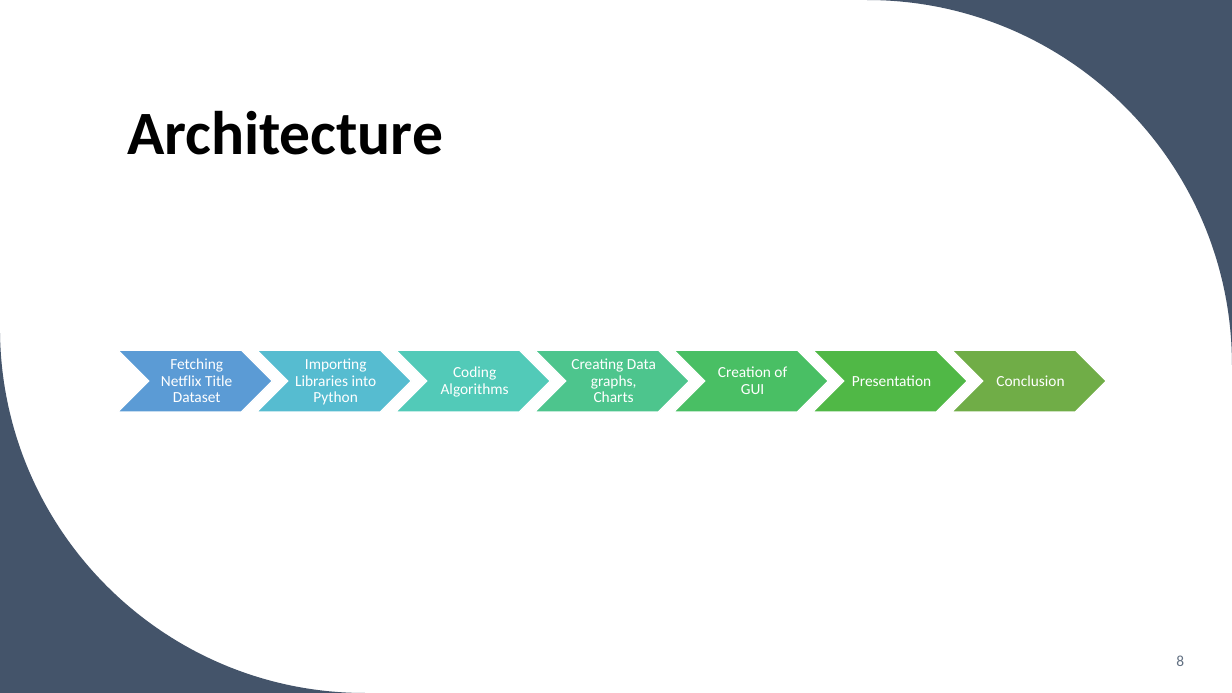
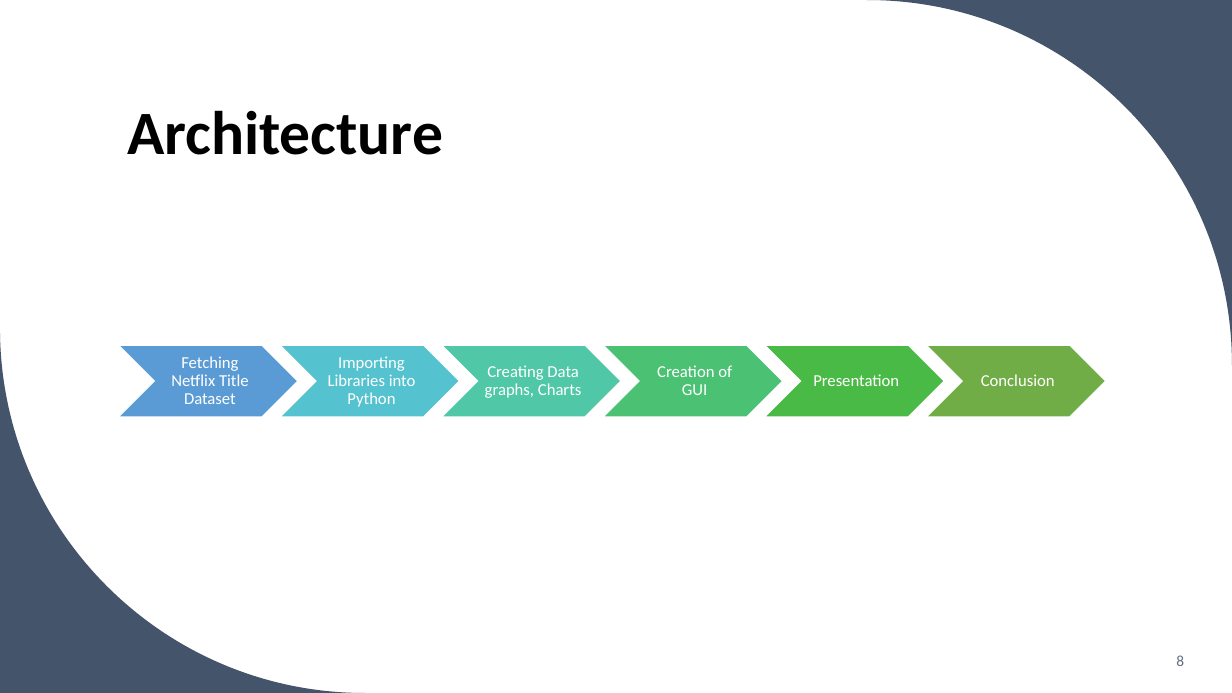
Before and after one commit to deonchris2203/Semester-Mini-Project, a slide deck: slide 8 of Data Analysis.pptx. Drawn at 1232x693 pixels with LibreOffice and Linux fonts; fonts in the diff are those of the drawing. Boxes give left, top, right and bottom in pixels: in the first picture for what was removed or moved away, otherwise in the second. Text is boxed around its words. In the diff, an @@ line names an element or a change of style, - is before the commit and + after.

```diff
--- a/Data Analysis.pptx
+++ b/Data Analysis.pptx
@@ chevron: place and size @@
-chevron at (118, 350, 273, 412)
+chevron at (118, 346, 298, 418)
@@ chevron: place and size @@
-chevron at (257, 350, 411, 412)
+chevron at (280, 346, 459, 418)
@@ chevron at (280, 346, 459, 418): fill #56BCD0 to #55C3CF @@
@@ text "Importing Libraries into Python": place and size @@
-text "Importing Libraries into Python" at (295, 358, 377, 405)
+text "Importing Libraries into Python" at (328, 356, 416, 407)
@@ chevron: place and size @@
-chevron at (396, 350, 550, 412)
+chevron at (442, 346, 621, 418)
@@ chevron at (442, 346, 621, 418): fill #52CAB8 to #50C8A7 @@
@@ size 12 to 13 pt in 6 elements at (171, 356, 249, 404), (981, 374, 1055, 386), (813, 374, 899, 386), (328, 356, 416, 407), (657, 365, 732, 395), (485, 365, 582, 398) @@
@@ text "Creating Data graphs, Charts": place and size @@
-text "Creating Data graphs, Charts" at (571, 358, 656, 402)
+text "Creating Data graphs, Charts" at (485, 365, 582, 398)
@@ chevron removed at (535, 350, 689, 412) @@
@@ chevron: place and size @@
-chevron at (674, 350, 828, 412)
+chevron at (604, 346, 783, 418)
@@ chevron at (604, 346, 783, 418): fill #49BF64 to #4BC174 @@
@@ text "Creation of GUI": place and size @@
-text "Creation of GUI" at (718, 366, 787, 394)
+text "Creation of GUI" at (657, 365, 732, 395)
@@ chevron: place and size @@
-chevron at (813, 350, 968, 412)
+chevron at (765, 346, 945, 418)
@@ chevron at (765, 346, 945, 418): fill #50B846 to #4ABA46 @@
@@ text "Presentation": place and size @@
-text "Presentation" at (852, 375, 931, 386)
+text "Presentation" at (813, 374, 899, 386)
@@ chevron: place and size @@
-chevron at (952, 350, 1106, 412)
+chevron at (926, 346, 1105, 418)
@@ text "Conclusion": place and size @@
-text "Conclusion" at (996, 375, 1064, 386)
+text "Conclusion" at (981, 374, 1055, 386)
@@ text removed at (441, 366, 509, 397) @@
-Coding Algorithms
```
Also in this commit, not shown: 1 other slide changed, 2 slides added, 2 slides removed.
